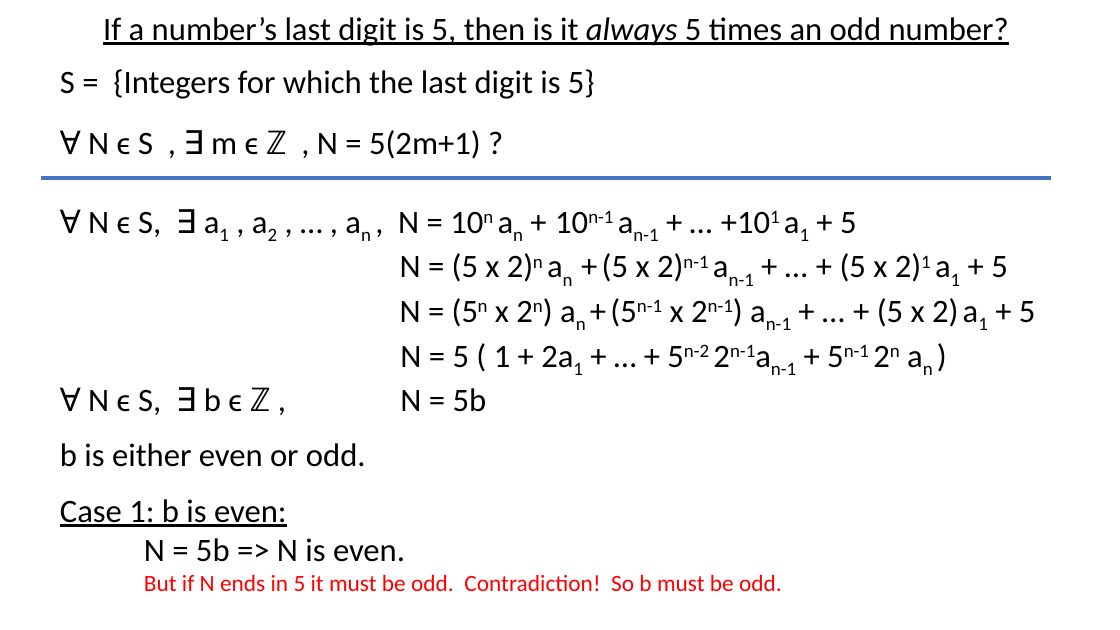
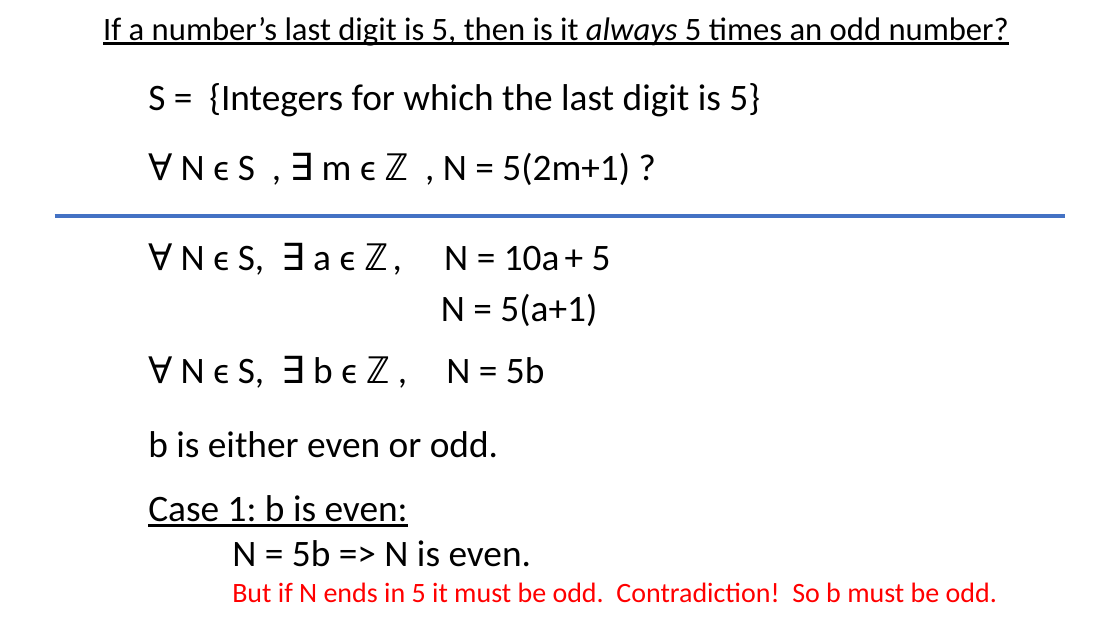
Before and after one commit to ndattani/Lecture_Notes, a slide deck: slide 5 of University_of_Waterloo/Fall_2021/MATH135/UW_Fall2021_MATH135_Lecture4.pptx (slide 4 before the commit). Drawn at 1120x630 pixels with LibreOffice and Linux fonts; fonts in the diff are those of the drawing. Boxes give left, top, right and bottom in pixels: in the first picture for what was removed or moved away, otherwise in the second. Text is boxed around its words. In the diff, an @@ line names an element or a change of style, - is before the commit and + after.

```diff
--- a/University_of_Waterloo/Fall_2021/MATH135/UW_Fall2021_MATH135_Lecture4.pptx
+++ b/University_of_Waterloo/Fall_2021/MATH135/UW_Fall2021_MATH135_Lecture4.pptx
@@ text "S = {Integers for which ...": place and size @@
-text "S = {Integers for which ..." at [60,69,1036,591]
+text "S = {Integers for which ..." at [148,83,997,603]
@@ text at [148,83,997,603]: size 28 to 32 pt in "S = {Integers for which the last ...", "Ɐ N ϵ S , ∃ m ...", "Ɐ N ϵ S, ∃ b ϵ ...", "b is either even or odd." and 2 more places; size 20 to 24 pt in "But if N ends in 5 it ..." @@
@@ line moved from (40, 178) - (1052, 178) to (55, 216) - (1065, 216) @@
@@ text at [148,243,611,326]: text changed; size 28 to 32 pt @@
-Ɐ N ϵ S, ∃ a1 , a2 , … , an , N = 10n an + 10n-1 an-1 + … +101 a1 + 5
-N = (5 x 2)n an + (5 x 2)n-1 an-1 + … + (5 x 2)1 a1 + 5
-N = (5n x 2n) an + (5n-1 x 2n-1) an-1 + … + (5 x 2) a1 + 5
-N = 5 ( 1 + 2a1 + … + 5n-2 2n-1an-1 + 5n-1 2n an )
+Ɐ N ϵ S, ∃ a ϵ ℤ , N = 10a + 5
+N = 5(a+1)
```
Also in this commit, not shown: 1 other slide changed, 9 slides added.
